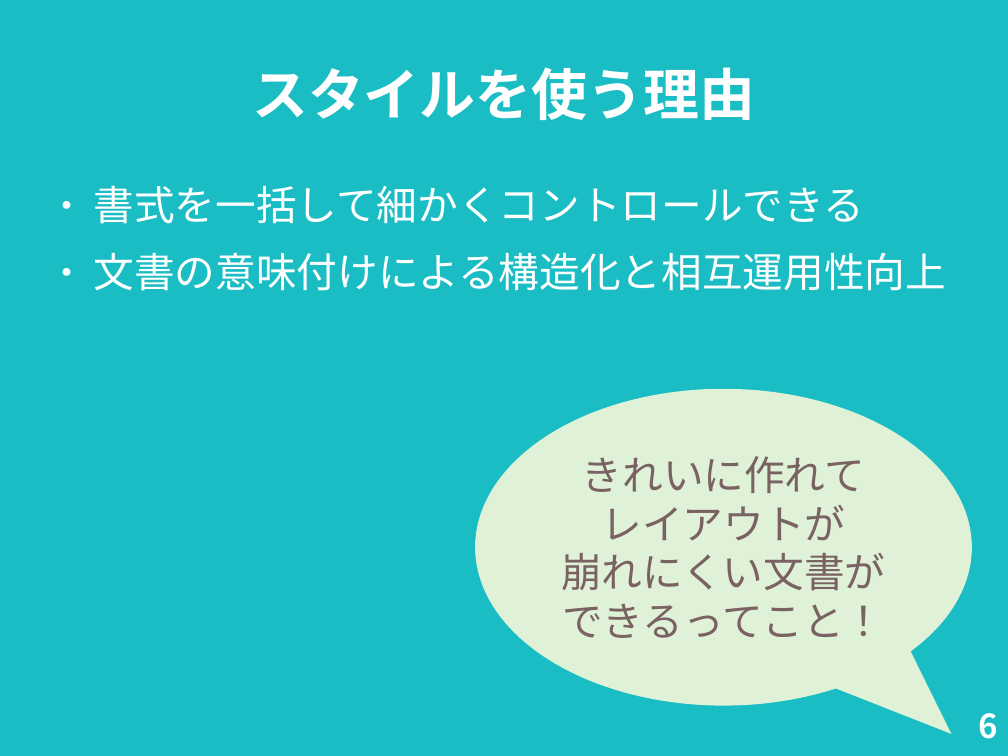
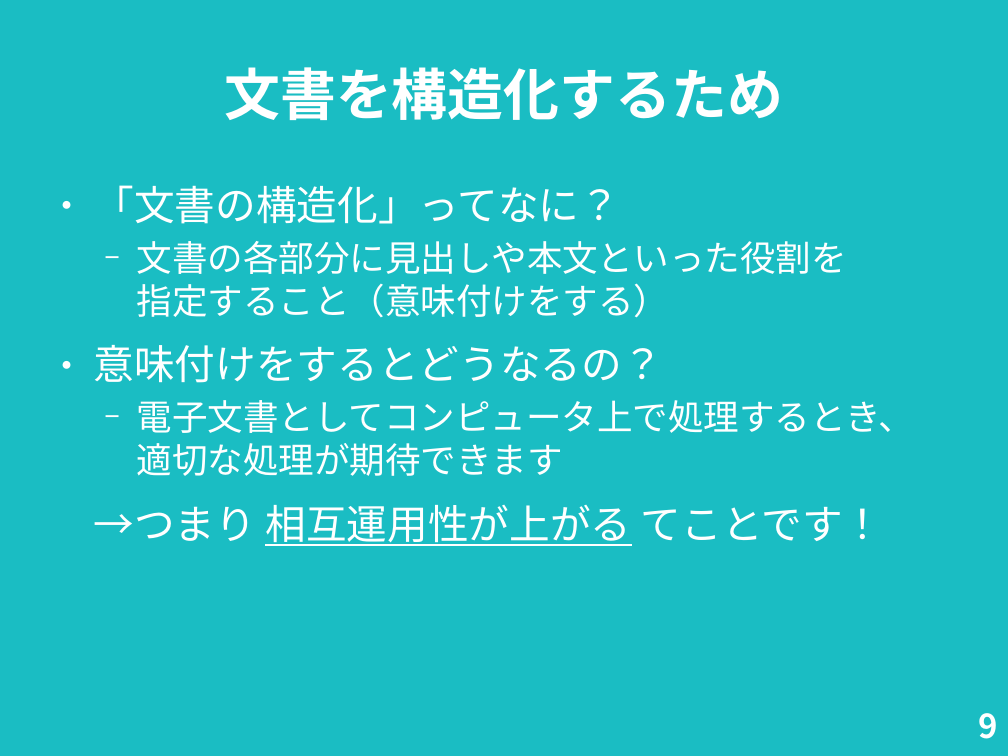
Before and after one commit to nogajun/libreofficekaigi2018-handson, a slide deck: slide 9 of docs/20180512-writer_handson_slide.odp (slide 6 before the commit). Drawn at 1008x756 pixels with LibreOffice and Linux fonts; fonts in the diff are those of the drawing. Boxes give left, top, right and bottom in pixels: in the first picture for what was removed or moved away, otherwise in the second. Text is boxed around its words. In the diff, an @@ line names an element or a change of style, - is before the commit and + after.

```diff
--- a/docs/20180512-writer_handson_slide.odp
+++ b/docs/20180512-writer_handson_slide.odp
@@ title at bbox=[224, 67, 783, 120]: text changed @@
-スタイルを使う理由
+文書を構造化するため
@@ text at bbox=[94, 185, 915, 546]: text changed; size 32 to 28 pt @@
-● 書式を一括して細かくコントロールできる
-● 文書の意味付けによる構造化と相互運用性向上
+● 「文書の構造化」ってなに？
+  − 文書の各部分に見出しや本文といった役割を
+    指定すること（意味付けをする）
+● 意味付けをするとどうなるの？
+  − 電子文書としてコンピュータ上で処理するとき、
+    適切な処理が期待できます
+→つまり 相互運用性が上がる てことです！
@@ speech bubble removed at bbox=[476, 389, 972, 705] @@
-きれいに作れて
-レイアウトが
-崩れにくい文書が
-できるってこと！
@@ page number at bbox=[978, 713, 997, 739]: text changed @@
-6
+9
```
Also in this commit, not shown: 8 other slides changed, 4 slides added, 1 slide removed, 1 other file.
